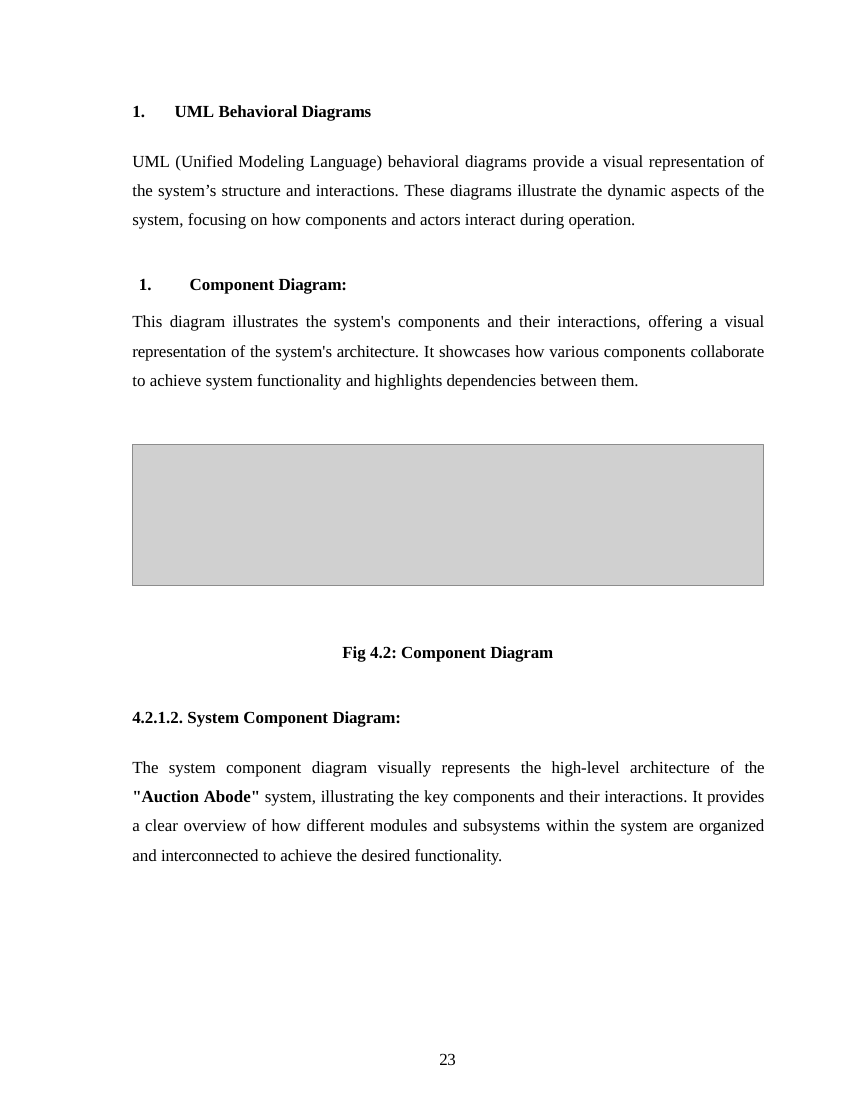
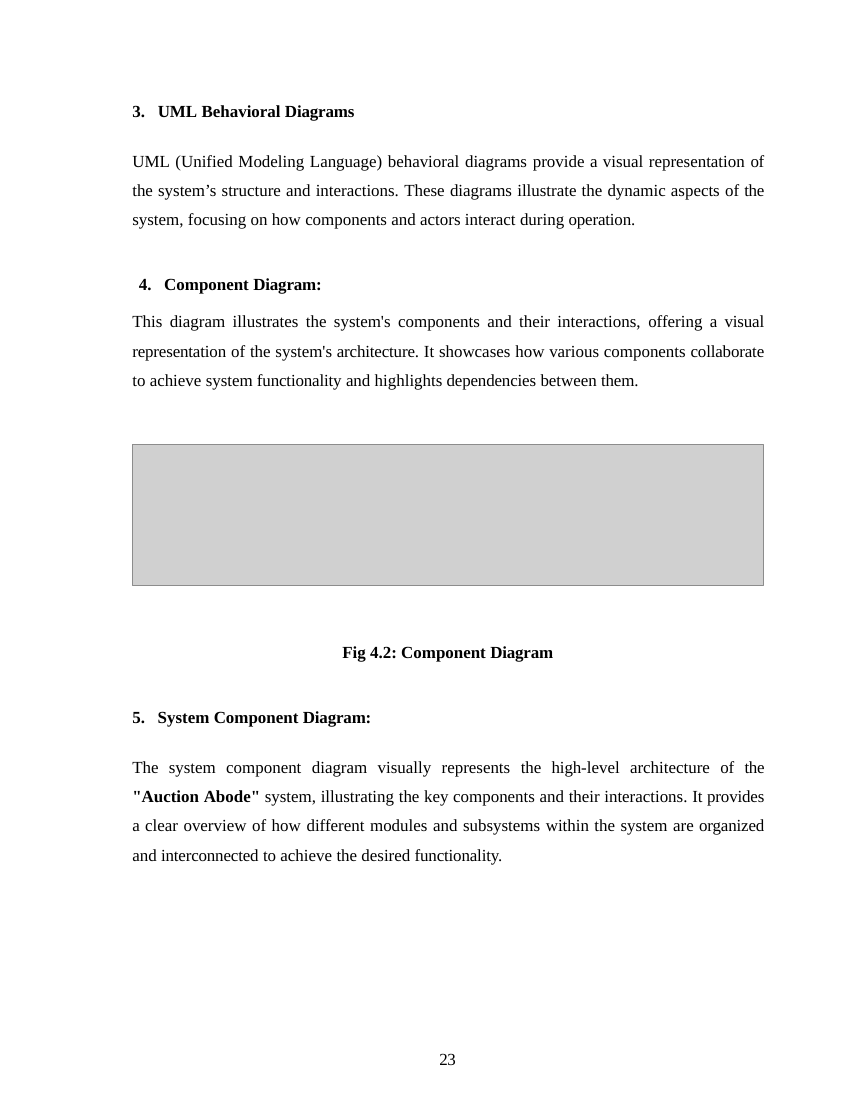
Before and after one commit to Hasnain-malikk/Auction-abode-frontend, a slide deck: slide 32 of Final Docu Auction.pptx. Drawn at 865x1120 pixels with LibreOffice and Linux fonts; fonts in the diff are those of the drawing; grey boxes stand for pictures. Boxes give left, top, right and bottom in pixels: in the first picture for what was removed or moved away, otherwise in the second. Text is boxed around its words. In the diff, an @@ line names an element or a change of style, - is before the commit and + after.

```diff
--- a/Final Docu Auction.pptx
+++ b/Final Docu Auction.pptx
@@ text at bbox=[158, 105, 354, 294]: indent changed @@
@@ text at bbox=[158, 711, 371, 727]: text changed @@
-4.2.1.2. System Component Diagram:
+5. System Component Diagram:
```
Also in this commit, not shown: 47 other slides changed, 2 other files.
